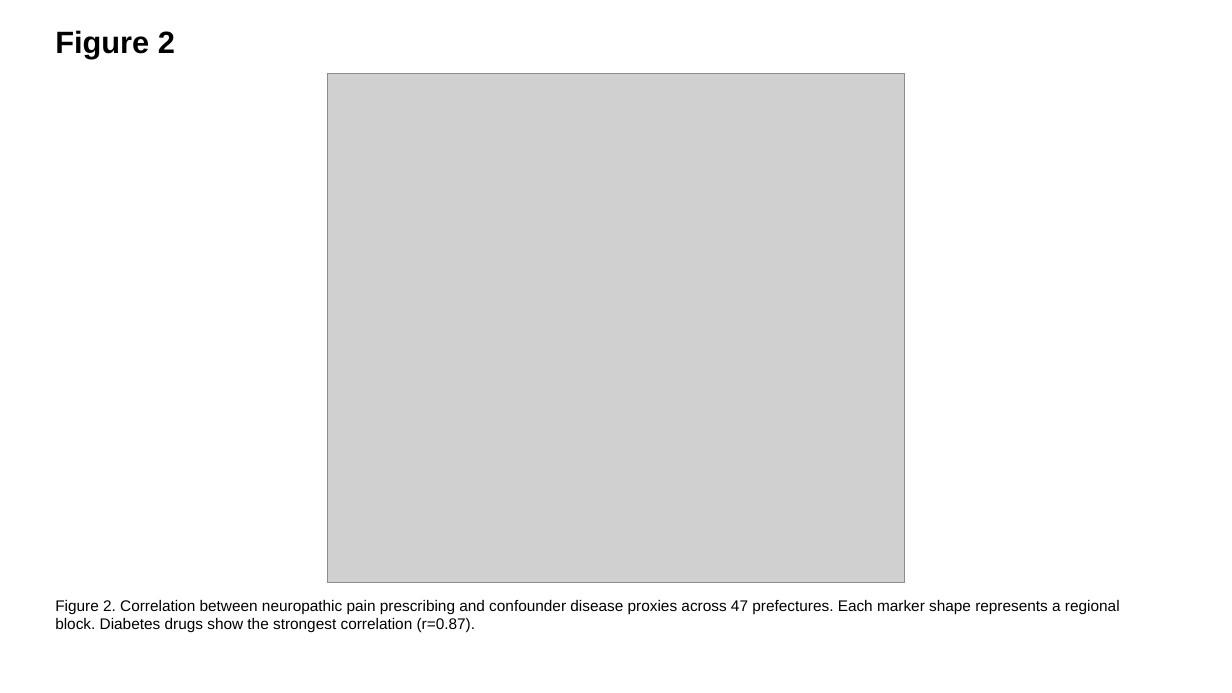
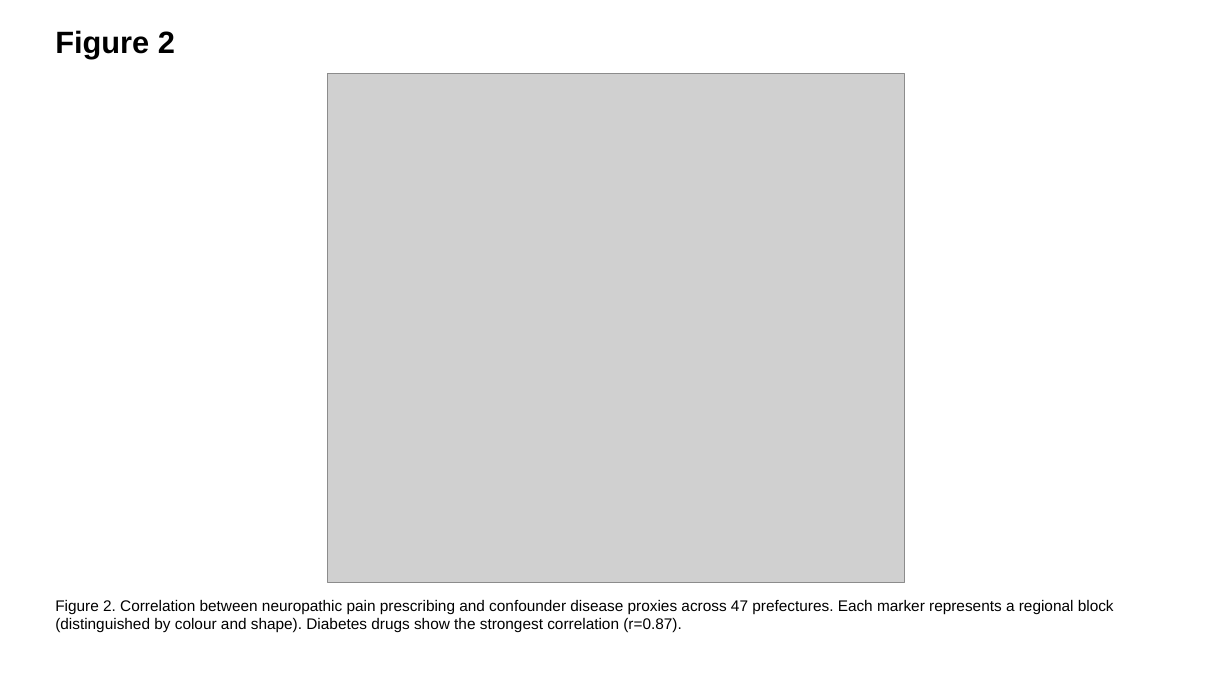
Before and after one commit to bougtoir/medical-accident-its-analysis, a slide deck: slide 2 of ndb-pain-regional-variation-japan/output/je/JE_figures_EN.pptx. Drawn at 1232x693 pixels with LibreOffice and Linux fonts; fonts in the diff are those of the drawing; grey boxes stand for pictures. Boxes give left, top, right and bottom in pixels: in the first picture for what was removed or moved away, otherwise in the second. Text is boxed around its words. In the diff, an @@ line names an element or a change of style, - is before the commit and + after.

```diff
--- a/ndb-pain-regional-variation-japan/output/je/JE_figures_EN.pptx
+++ b/ndb-pain-regional-variation-japan/output/je/JE_figures_EN.pptx
@@ text at bbox=[55, 600, 1114, 633]: text changed @@
-Figure 2. Correlation between neuropathic pain prescribing and confounder disease proxies across 47 prefectures. Each marker shape represents a regional block. Diabetes drugs show the strongest correlation (r=0.87).
+Figure 2. Correlation between neuropathic pain prescribing and confounder disease proxies across 47 prefectures. Each marker represents a regional block (distinguished by colour and shape). Diabetes drugs show the strongest correlation (r=0.87).
```
Also in this commit, not shown: 2 other slides changed, 22 other files.
